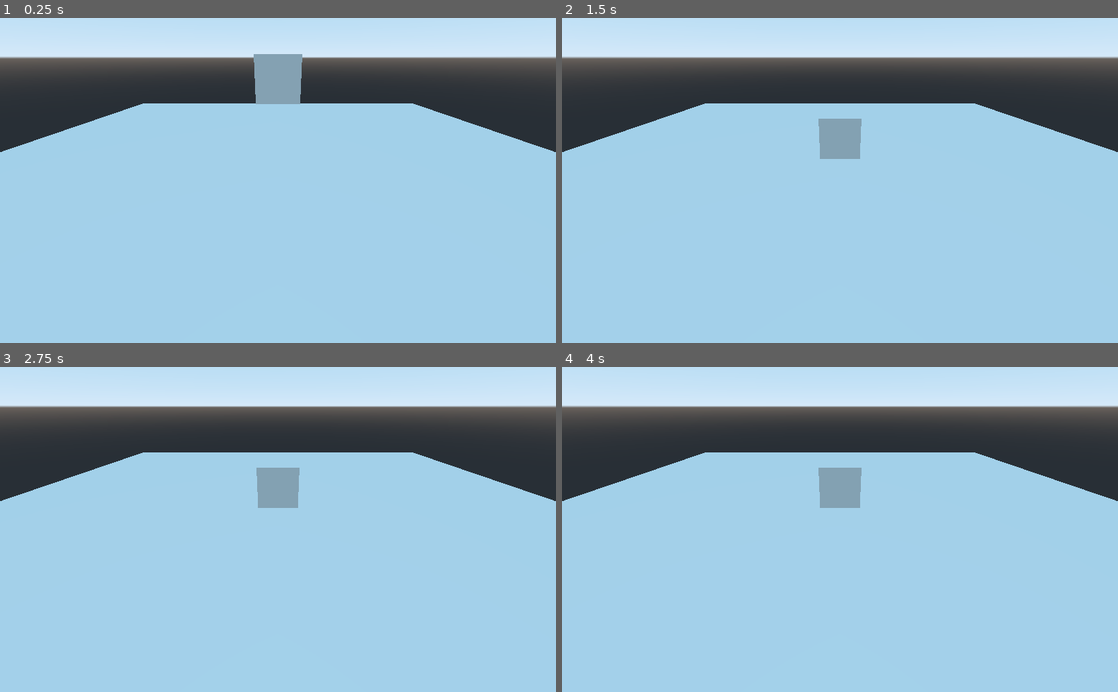
Above: before the commit, frames 1-4 (two rows, left to right).
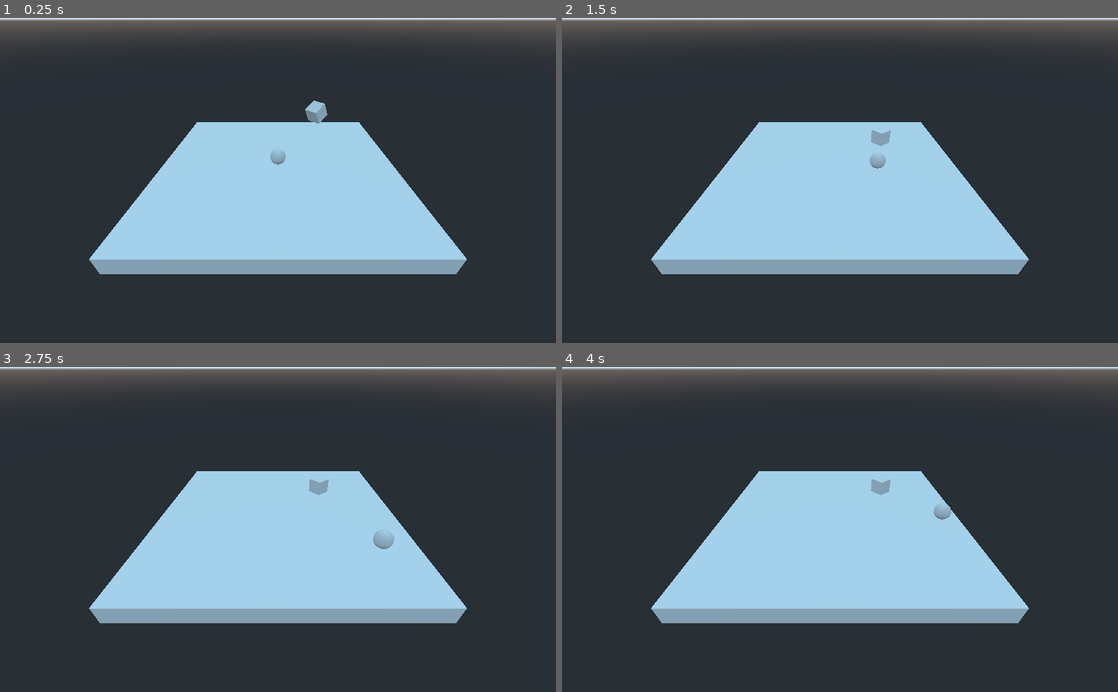
Above: after the commit, the same moments.

Repository: pieas-asif/redesigned-adventure
Game: Godot game, scene res://Main.tscn
Two runs of this game, one before a commit and one after it. Both use one fixed random seed, a clock stepped at 60 frames per second and the inputs below. The project has no main scene, so this scene is started directly.
Inputs:
- Up to frame 1 (0.25 s): no input
- Up to frame 2 (1.5 s): hold Right (ui_right) 0.53-1.28 s; hold Down (ui_down) from 1.28 s (still down)
- Up to frame 3 (2.75 s): release Down (ui_down) at 2.03 s; hold Right (ui_right) from 2.03 s (still down)
- Up to frame 4 (4 s): release Right (ui_right) at 2.78 s; hold Up (ui_up) 2.78-3.53 s; hold Left (ui_left) from 3.53 s (still down)

The runs differ from the first frame. In frame 1, 67% of the frame differs, in the area x 0-100%, y 0-100%; in frame 2, 67%; in frame 3, 67%; in frame 4, 67%.

Commit message:
Done Something

Diff:
--- a/Main.tscn
+++ b/Main.tscn
@@ -1,4 +1,7 @@
-[gd_scene load_steps=5 format=2]
+[gd_scene load_steps=7 format=2]
+
+[ext_resource path="res://Player.tscn" type="PackedScene" id=1]
+[ext_resource path="res://Player.gd" type="Script" id=2]
 
 [sub_resource type="BoxShape" id=1]
 
@@ -12,22 +15,27 @@
 
 [node name="Main" type="Spatial"]
 
-[node name="Player" type="RigidBody" parent="."]
-transform = Transform( 1, 0, 0, 0, 1, 0, 0, 0, 1, 0, 4.90067, 0 )
+[node name="Box" type="RigidBody" parent="."]
+transform = Transform( 0.646435, -0.340394, 0.682828, 0.465923, 0.884825, 0, -0.604183, 0.318145, 0.73058, 5.47152, 5.01698, -6.26306 )
 
-[node name="CollisionShape" type="CollisionShape" parent="Player"]
+[node name="CollisionShape" type="CollisionShape" parent="Box"]
 shape = SubResource( 1 )
 
-[node name="MeshInstance" type="MeshInstance" parent="Player"]
+[node name="MeshInstance" type="MeshInstance" parent="Box"]
 mesh = SubResource( 2 )
 
 [node name="Camera" type="Camera" parent="."]
-transform = Transform( 1, 0, 0, 0, 0.883668, 0.468115, 0, -0.468115, 0.883668, 0, 5.51992, 11.8717 )
+transform = Transform( 1, 0, 0, 0, 0.821955, 0.569552, 0, -0.569552, 0.821955, 0, 15.6401, 26.5811 )
 
 [node name="Floor" type="StaticBody" parent="."]
+transform = Transform( 1, 0, 0, 0, 1, 0, 0, 0, 1, 0, -1, 0 )
 
 [node name="CollisionShape" type="CollisionShape" parent="Floor"]
 shape = SubResource( 3 )
 
 [node name="MeshInstance" type="MeshInstance" parent="Floor"]
 mesh = SubResource( 4 )
+
+[node name="Player" parent="." instance=ExtResource( 1 )]
+transform = Transform( 1, 0, 0, 0, 1, 0, 0, 0, 1, 0, 1, 0 )
+script = ExtResource( 2 )
--- /dev/null
+++ b/Player.gd
@@ -0,0 +1,21 @@
+extends KinematicBody
+
+var velocity = Vector3(0,0,0)
+
+
+func _ready():
+	pass
+
+func _physics_process(delta):
+	if Input.is_action_pressed("ui_right"):
+		velocity.x = 5
+	elif Input.is_action_pressed("ui_left"):
+		velocity.x = -5
+	elif Input.is_action_pressed("ui_up"):
+		velocity.z = -5
+	elif Input.is_action_pressed("ui_down"):
+		velocity.z = 5
+	else:
+		velocity.x = 0
+		velocity.z = 0
+	move_and_slide(velocity)
--- /dev/null
+++ b/Player.tscn
@@ -0,0 +1,13 @@
+[gd_scene load_steps=3 format=2]
+
+[sub_resource type="BoxShape" id=1]
+
+[sub_resource type="SphereMesh" id=2]
+
+[node name="Player" type="KinematicBody"]
+
+[node name="CollisionShape" type="CollisionShape" parent="."]
+shape = SubResource( 1 )
+
+[node name="MeshInstance" type="MeshInstance" parent="."]
+mesh = SubResource( 2 )
